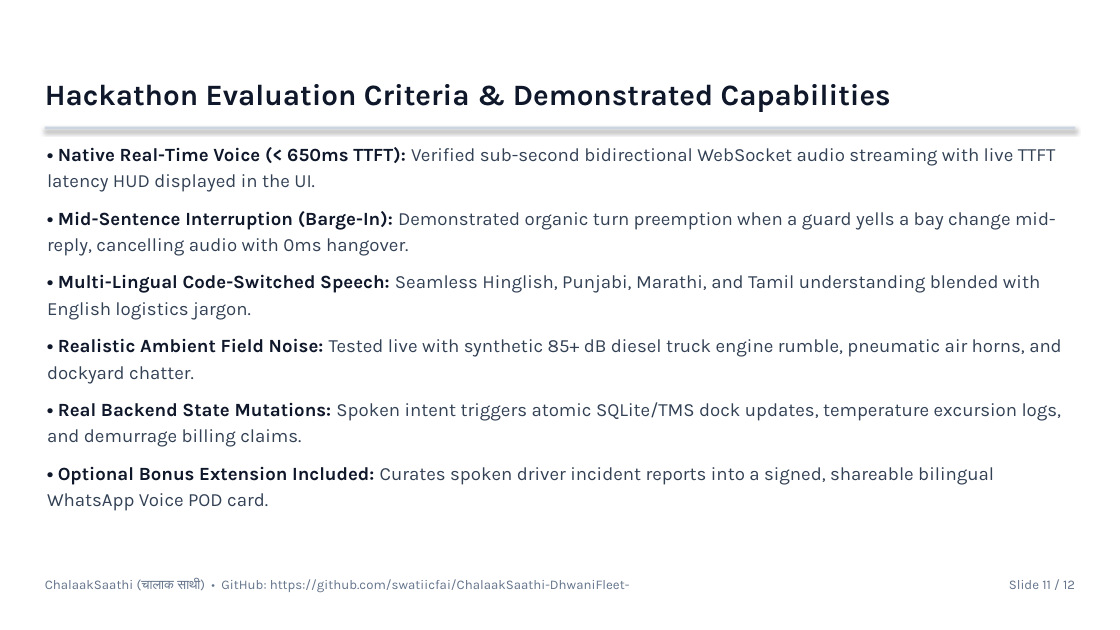
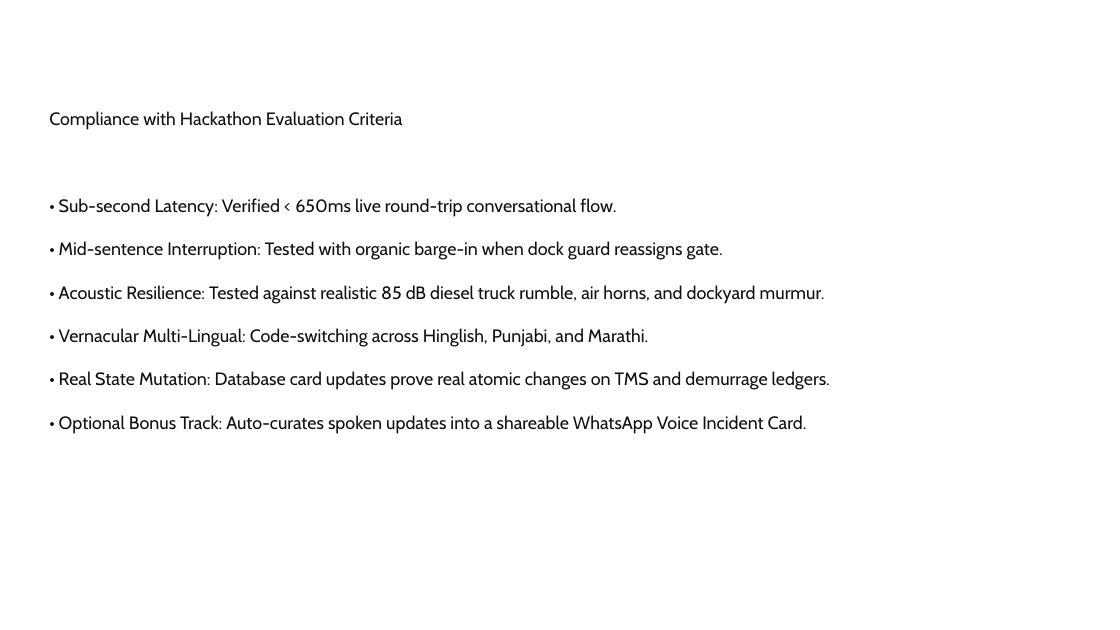
Before and after one commit to swatiicfai/ChalaakSaathi-DhwaniFleet-, a slide deck: slide 11 of ChalaakSaathi_Idea_Submission_Deck.pptx. Drawn at 1120x630 pixels with LibreOffice and Linux fonts; fonts in the diff are those of the drawing; background and template pictures are left out. Boxes give left, top, right and bottom in pixels: in the first picture for what was removed or moved away, otherwise in the second. Text is boxed around its words. In the diff, an @@ line names an element or a change of style, - is before the commit and + after.

Commit message:
feat: Upgrade to Gemini 3.8 Live (@google/genai v1beta), SQLite persistence, AudioWorklet 16kHz PCM capture, and clean Hack2Skill submission package

```diff
--- a/ChalaakSaathi_Idea_Submission_Deck.pptx
+++ b/ChalaakSaathi_Idea_Submission_Deck.pptx
@@ text removed at box(45, 84, 891, 112) @@
-Hackathon Evaluation Criteria & Demonstrated Capabilities
@@ text at box(49, 111, 830, 434): text changed; size 12 to 11.5 pt; font Karla to Cabin; text colour #334155 to #0F1016 @@
-• Native Real-Time Voice (< 650ms TTFT): Verified sub-second bidirectional WebSocket audio streaming with live TTFT latency HUD displayed in the UI.
-• Mid-Sentence Interruption (Barge-In): Demonstrated organic turn preemption when a guard yells a bay change mid-reply, cancelling audio with 0ms hangover.
-• Multi-Lingual Code-Switched Speech: Seamless Hinglish, Punjabi, Marathi, and Tamil understanding blended with English logistics jargon.
-• Realistic Ambient Field Noise: Tested live with synthetic 85+ dB diesel truck engine rumble, pneumatic air horns, and dockyard chatter.
-• Real Backend State Mutations: Spoken intent triggers atomic SQLite/TMS dock updates, temperature excursion logs, and demurrage billing claims.
-• Optional Bonus Extension Included: Curates spoken driver incident reports into a signed, shareable bilingual WhatsApp Voice POD card.
+Compliance with Hackathon Evaluation Criteria
+• Sub-second Latency: Verified < 650ms live round-trip conversational flow.
+• Mid-sentence Interruption: Tested with organic barge-in when dock guard reassigns gate.
+• Acoustic Resilience: Tested against realistic 85 dB diesel truck rumble, air horns, and dockyard murmur.
+• Vernacular Multi-Lingual: Code-switching across Hinglish, Punjabi, and Marathi.
+• Real State Mutation: Database card updates prove real atomic changes on TMS and demurrage ledgers.
+• Optional Bonus Track: Auto-curates spoken updates into a shareable WhatsApp Voice Incident Card.
@@ rectangle removed at box(45, 127, 1075, 129) @@
@@ text removed at box(45, 579, 630, 592) @@
-ChalaakSaathi (चालाक साथी) • GitHub: https://github.com/swatiicfai/ChalaakSaathi-DhwaniFleet-
@@ text removed at box(1009, 580, 1075, 589) @@
-Slide 11 / 12
```
Also in this commit, not shown: 8 other slides changed, 3 slides added, 3 slides removed, 17 other files.
